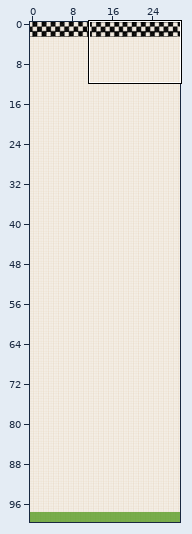
Tiled map: DoodleJump2/android/assets/teste.tmx. Above, an overview of the earlier version with the close-up marked.
Close-up. Earlier state:
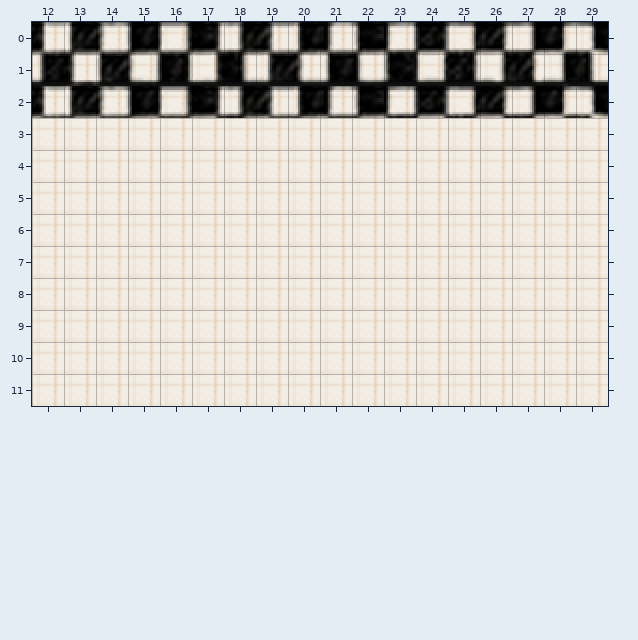
Cells are 16x16 px. Shown: x 12..29, y 0..11. The commit also changed other parts of the map, which this record leaves out.
The result:
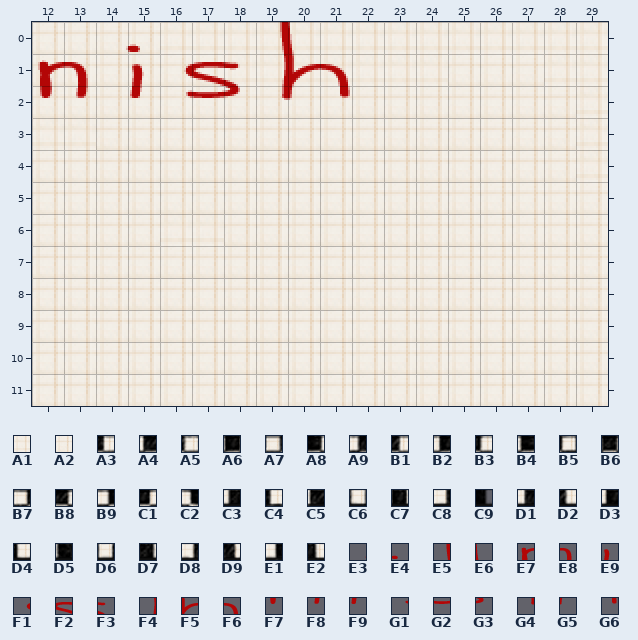
Key: from "background": A1 1, A2 21; from "finish": A3 12, A4 13, A5 14, A6 15, A7 16, A8 17, A9 18, B1 19, B2 20, B3 21, B4 22, B5 23, B6 24, B7 25, B8 26, B9 27, C1 28, C2 29, C3 49, C4 50, C5 51, C6 52, C7 53, C8 54, C9 55, D1 56, D2 57, D3 58, D4 59, D5 60, D6 61, D7 62, D8 63, D9 64, E1 65, E2 66; from "topfinish": E3 14, E4 15, E5 19, E6 20, E7 42, E8 43, E9 45, F1 46, F2 47, F3 48, F4 49, F5 50, F6 51, F7 72, F8 73, F9 75, G1 76, G2 77, G3 78, G4 79, G5 80, G6 81.
__ is an empty cell, ## one hidden under a higher layer, .. an unchanged one.
See-through tiles are keyed as they look on the map.
From old to new:
--- layer "background"
@@ x 16..29 @@
- 0 A2 A2 A2 A2 A2 A2 A2 A2 A2 A2 A2 A2 A2 ..
- 1 .. .. A2 A2 A2 A2 A2 A2 A2 .. .. .. A2 A2
- 2 .. .. .. .. .. .. .. .. .. .. .. .. .. A2
+ 0 A1 A1 A1 A1 A1 A1 A1 A1 A1 A1 A1 A1 A1 ..
+ 1 .. .. A1 A1 A1 A1 A1 A1 A1 .. .. .. A1 ##
+ 2 .. .. .. .. .. .. .. .. .. .. .. .. .. ##
--- layer "graphics"
@@ x 12..29 @@
- 0 A3 A4 A5 A6 A7 A8 A9 B1 B2 B3 B4 B5 B6 B7 B8 B9 C1 C2
- 1 C3 C4 C5 C6 C7 C8 C9 D1 D2 D3 D4 D5 D6 D7 D8 D9 E1 E2
- 2 A3 A4 A5 A6 A7 A8 A9 B1 B2 B3 B4 B5 B6 B7 B8 B9 C1 C2
+ 0 __ __ E3 E4 __ __ __ E5 E6 __ __ __ __ __ __ __ __ A1
+ 1 E7 E8 __ E9 F1 F2 F3 F4 F5 F6 __ __ __ __ __ __ __ A1
+ 2 F7 F8 __ F9 G1 G2 G3 G4 G5 G6 __ __ __ __ __ __ __ A1
Boxes around the changes in both close-ups, in picture pixels (x1, y1, x2, y2):
changed: (32, 22, 608, 118)
